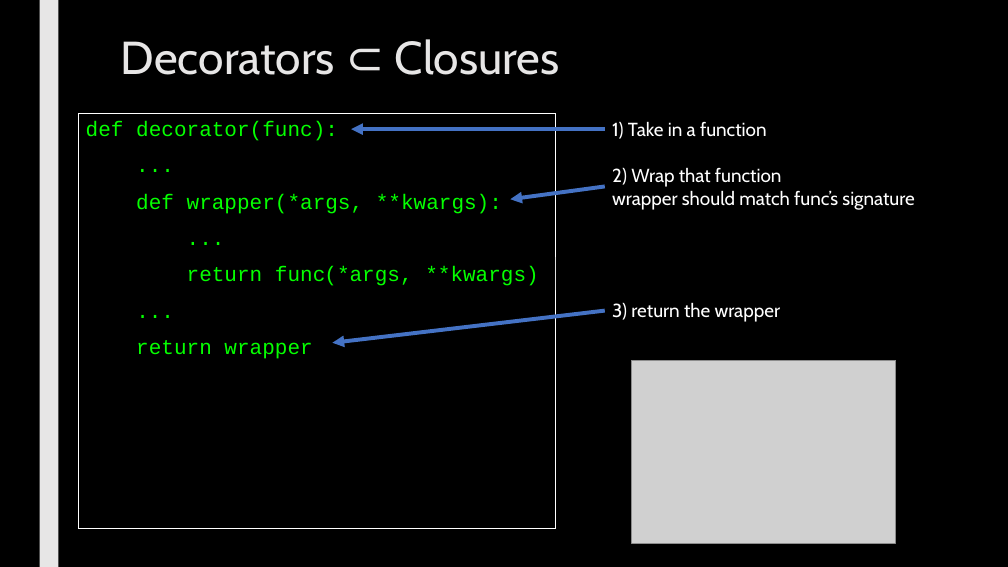
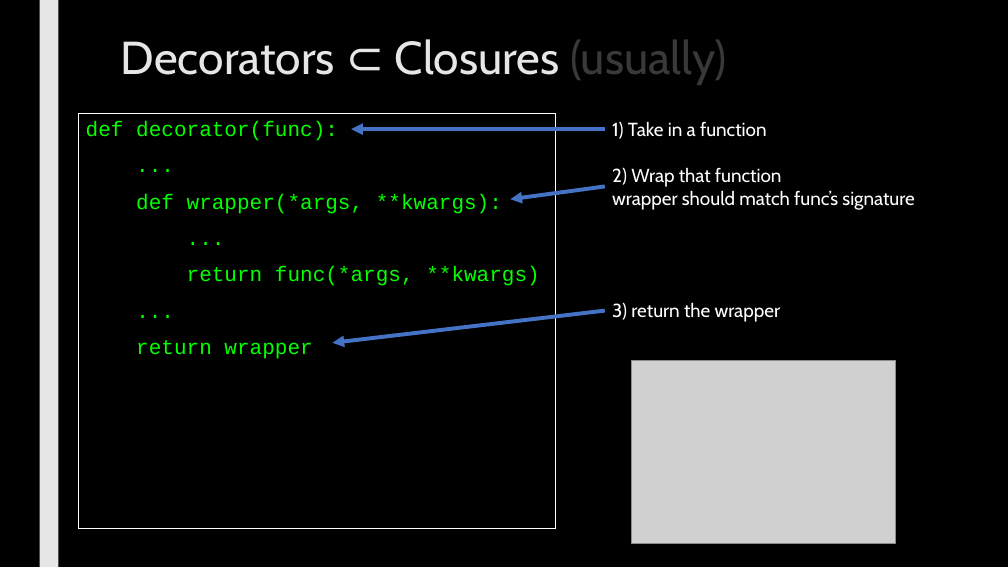
Before and after one commit to max7patek/metaprogramming, a slide deck: slide 6 of slides/04-Decorators.pptx (slide 4 before the commit). Drawn at 1008x567 pixels with LibreOffice and Linux fonts; fonts in the diff are those of the drawing; grey boxes stand for pictures. Boxes give left, top, right and bottom in pixels: in the first picture for what was removed or moved away, otherwise in the second. Text is boxed around its words. In the diff, an @@ line names an element or a change of style, - is before the commit and + after.

```diff
--- a/slides/04-Decorators.pptx
+++ b/slides/04-Decorators.pptx
@@ title at <box>121,39,726,85</box>: text changed @@
-Decorators ⊂ Closures
+Decorators ⊂ Closures (usually)
```
Also in this commit, not shown: 4 other slides changed, 4 slides added, 1 slide removed.
